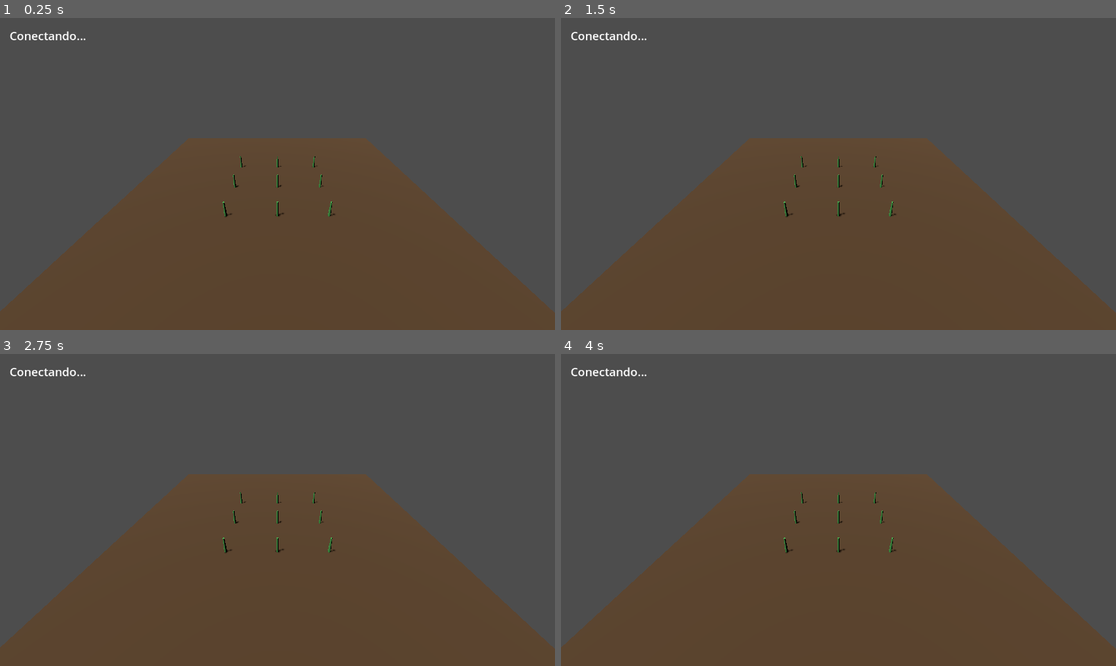
Above: before the commit, frames 1-4 (two rows, left to right).
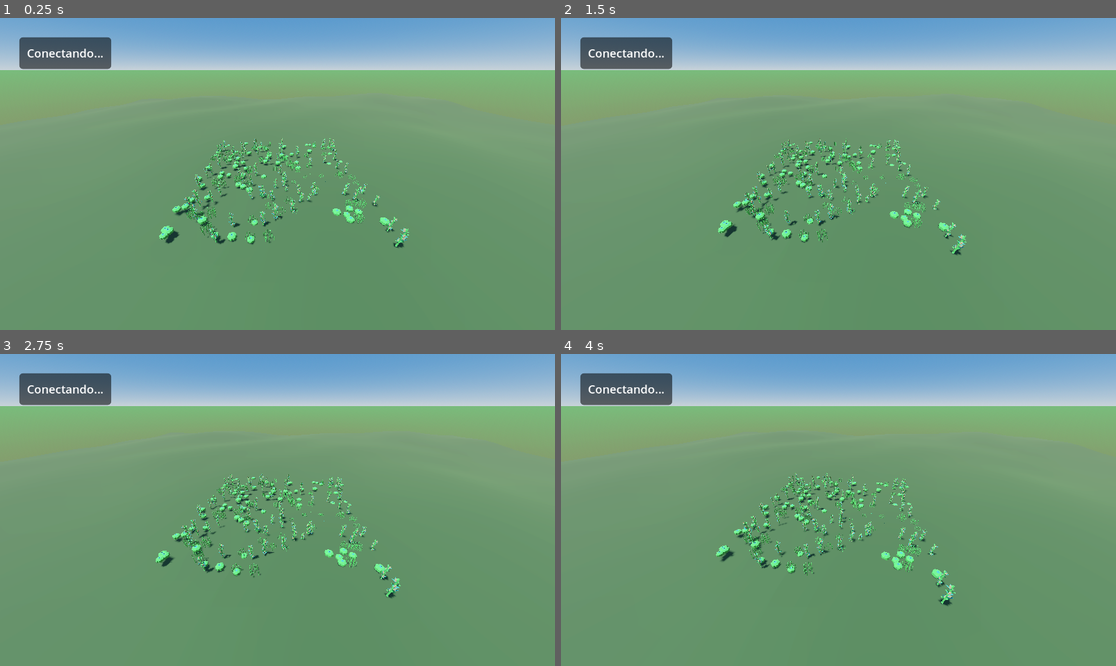
Above: after the commit, the same moments.

Repository: juanvillanuevas-sys/agrotech-ecosystem-2026
Game: Godot game, scene res://main.tscn
Two runs of this game, one before a commit and one after it. Both use one fixed random seed, a clock stepped at 60 frames per second and the inputs below.
Inputs:
- Up to frame 1 (0.25 s): no input
- Up to frame 2 (1.5 s): no input
- Up to frame 3 (2.75 s): no input
- Up to frame 4 (4 s): no input

The runs differ from the first frame. In frame 1, 99% of the frame differs, in the area x 0-100%, y 0-100%; in frame 2, 99%; in frame 3, 99%; in frame 4, 99%.

Commit message:
Entorno Godot 3D

Diff:
--- a/simulacion-godot/simulacion-godot/api_manager.gd
+++ b/simulacion-godot/simulacion-godot/api_manager.gd
@@ -10,6 +10,7 @@
 
 var http: HTTPRequest
 var timer: Timer
+var esperando_respuesta = false   # evita lanzar una petición nueva mientras la anterior sigue en curso
 
 func _ready():
 	# Crear el nodo HTTP para hacer peticiones
@@ -28,12 +29,20 @@
 	_consultar_riesgo()
 
 func _consultar_riesgo():
+	if esperando_respuesta:
+		print("Petición anterior aún en curso, se omite este ciclo")
+		return
+
 	var url = URL_BASE + "/estaciones/" + str(ID_ESTACION) + "/riesgo"
 	var error = http.request(url)
 	if error != OK:
 		print("Error al lanzar la petición: ", error)
+	else:
+		esperando_respuesta = true
 
 func _al_recibir_respuesta(result, response_code, headers, body):
+	esperando_respuesta = false   # se libera pase lo que pase, para no quedar bloqueados
+
 	if response_code != 200:
 		print("El backend respondió con código: ", response_code)
 		return
--- /dev/null
+++ b/simulacion-godot/simulacion-godot/camera_3d.gd
@@ -0,0 +1,9 @@
+extends Camera3D
+
+var angulo_camara = 0.0
+
+func _process(delta):
+	angulo_camara += delta * 0.05   # velocidad lenta
+	var radio = 12.0
+	position = Vector3(sin(angulo_camara) * radio, 8, cos(angulo_camara) * radio)
+	look_at(Vector3.ZERO, Vector3.UP)
--- a/simulacion-godot/simulacion-godot/main.gd
+++ b/simulacion-godot/simulacion-godot/main.gd
@@ -3,80 +3,213 @@
 # ── Referencias a los nodos de la escena ───────────────────────
 @onready var terreno: MeshInstance3D = $Terreno
 @onready var cultivos: Node3D = $Cultivos
-@onready var panel_datos: Label = $HUD/PanelDatos
+@onready var panel_datos: Label = $HUD/PanelContainer/PanelDatos
 @onready var api: Node = $ApiManager
 
+
 # ── Colores según estado del suelo ─────────────────────────────
-const COLOR_FERTIL   = Color(0.35, 0.25, 0.15)  # marrón oscuro húmedo
-const COLOR_ALERTA   = Color(0.55, 0.45, 0.25)  # marrón amarillento
+const COLOR_FERTIL   = Color(0.218, 0.302, 0.166, 1.0)  # marrón oscuro húmedo
+const COLOR_ALERTA   = Color(0.609, 0.419, 0.217, 1.0)  # marrón amarillento
 const COLOR_ARIDO    = Color(0.75, 0.65, 0.45)  # arena seca
 
 const COLOR_PLANTA_SANA    = Color(0.30, 0.69, 0.31)  # verde
 const COLOR_PLANTA_ESTRES  = Color(0.70, 0.65, 0.30)  # amarillento
 const COLOR_PLANTA_SECA    = Color(0.55, 0.35, 0.20)  # café seco
 
-# ── Materiales creados por código (garantizado que existen) ────
+# ── Terreno procedural ───────────────────────────────────────────
+const TERRENO_TAMANO = 10.0
+const SUBDIVISIONES  = 40
+const ALTURA_RELIEVE = 0.25
+
+# ── Generación de plantas ───────────────────────────────────────
+const NUM_PLANTAS = 200
+const AREA_TERRENO = 7
+
+# ── Modelos de plantas (variedad) ──────────────────────────────
+# Ajusta las rutas exactas según donde hayas guardado los .glb
+const MODELOS_PLANTAS = [
+	preload("res://assets/plantas/crops_cornStageD.glb"),
+	preload("res://assets/plantas/crops_wheatStageB.glb"),
+	preload("res://assets/plantas/crop_pumpkin.glb"),
+]
+const OFFSETS_VERTICALES = [
+	0.0,   # CornStageD
+	0.0,   # WheatStageB
+	0.0,   # Pumpkin
+]
+
+# ── Materiales creados por código ────
 var mat_suelo: StandardMaterial3D
 var materiales_plantas: Array = []
+var ruido_terreno: FastNoiseLite
+var sky_material: ProceduralSkyMaterial
+
 
 func _ready():
-	# Conectar la señal del ApiManager a nuestra función
 	api.datos_recibidos.connect(_actualizar_entorno)
 
-	# ── Crear y asignar el material del suelo por código ────────
+	_generar_terreno()
+	_generar_plantas()
+
+	sky_material = $WorldEnvironment.environment.sky.sky_material
+
+
+func _generar_terreno():
+	ruido_terreno = FastNoiseLite.new()
+	ruido_terreno.seed = randi()
+	ruido_terreno.frequency = 0.15
+	ruido_terreno.fractal_octaves = 3
+
+	var st = SurfaceTool.new()
+	st.begin(Mesh.PRIMITIVE_TRIANGLES)
+
+	var paso = TERRENO_TAMANO / float(SUBDIVISIONES)
+	var mitad = TERRENO_TAMANO / 2.0
+
+	for x in range(SUBDIVISIONES + 1):
+		for z in range(SUBDIVISIONES + 1):
+			var px = -mitad + x * paso
+			var pz = -mitad + z * paso
+			var py = ruido_terreno.get_noise_2d(px, pz) * ALTURA_RELIEVE
+			st.set_uv(Vector2(x / float(SUBDIVISIONES), z / float(SUBDIVISIONES)))
+			st.add_vertex(Vector3(px, py, pz))
+
+	for x in range(SUBDIVISIONES):
+		for z in range(SUBDIVISIONES):
+			var i0 = x * (SUBDIVISIONES + 1) + z
+			var i1 = i0 + 1
+			var i2 = i0 + (SUBDIVISIONES + 1)
+			var i3 = i2 + 1
+			st.add_index(i0)
+			st.add_index(i2)
+			st.add_index(i1)
+			st.add_index(i1)
+			st.add_index(i2)
+			st.add_index(i3)
+
+	st.generate_normals()
+	terreno.mesh = st.commit()
+
 	terreno.material_override = null
 	mat_suelo = StandardMaterial3D.new()
 	mat_suelo.albedo_color = COLOR_FERTIL
+	mat_suelo.roughness = 0.9
+	mat_suelo.metallic = 0.0
 	terreno.set_surface_override_material(0, mat_suelo)
 
-	# ── Crear y asignar un material propio para cada planta (la asignacion automatica nos da error)─────
-
-	for planta in cultivos.get_children():
-		if planta is MeshInstance3D:
-			planta.material_override = null
+
+func _altura_en(x: float, z: float) -> float:
+	return ruido_terreno.get_noise_2d(x, z) * ALTURA_RELIEVE
+
+
+func _generar_plantas():
+	for hijo in cultivos.get_children():
+		hijo.queue_free()
+
+	materiales_plantas.clear()
+
+	for i in range(NUM_PLANTAS):
+		var indice_modelo = randi() % MODELOS_PLANTAS.size()
+		var planta = MODELOS_PLANTAS[indice_modelo].instantiate()
+
+		var x = randf_range(-AREA_TERRENO, AREA_TERRENO)
+		var z = randf_range(-AREA_TERRENO, AREA_TERRENO)
+		var y_suelo = _altura_en(x, z)
+		var offset = OFFSETS_VERTICALES[indice_modelo]
+
+		# Posiciónamiento de plantitas
+		planta.position = Vector3(x, y_suelo + offset, z)
+		planta.rotation.y = randf_range(0, TAU)
+
+		var escala_base = randf_range(0.8, 1.2)
+		planta.scale = Vector3.ONE * escala_base
+
+		cultivos.add_child(planta)
+
+		var mesh_instance = _buscar_mesh_instance(planta)
+		if mesh_instance:
 			var mat_planta = StandardMaterial3D.new()
 			mat_planta.albedo_color = COLOR_PLANTA_SANA
-			planta.set_surface_override_material(0, mat_planta)
-			materiales_plantas.append({"nodo": planta, "material": mat_planta})
+			mesh_instance.material_override = null
+			mesh_instance.set_surface_override_material(0, mat_planta)
+			materiales_plantas.append({
+				"nodo": mesh_instance,
+				"material": mat_planta,
+				"raiz": planta,
+				"escala_base": escala_base,
+			})
+
+
+func _buscar_mesh_instance(nodo: Node) -> MeshInstance3D:
+	if nodo is MeshInstance3D:
+		return nodo
+	for hijo in nodo.get_children():
+		var encontrado = _buscar_mesh_instance(hijo)
+		if encontrado:
+			return encontrado
+	return null
+
 
 func _actualizar_entorno(nivel, temperatura, humedad, ph):
-	# ── Actualizar el HUD ──────────────────────────────────────
 	panel_datos.text = "Estado: %s\nTemp: %.1f °C\nHumedad: %.1f %%\npH: %.1f" % [nivel, temperatura, humedad, ph]
 
-	# ── Elegir colores según el nivel ──────────────────────────
 	var color_suelo: Color
 	var color_planta: Color
-	var escala_planta: float
+	var color_texto: Color
+	var color_horizonte_segun_nivel: Color
+	var factor_escala: float
+	var color_ground_horizon_segun_nivel: Color
 
 	match nivel:
 		"NORMAL":
 			color_suelo   = COLOR_FERTIL
 			color_planta  = COLOR_PLANTA_SANA
-			escala_planta = 1.0
+			color_texto   = Color(0.4, 1.0, 0.4)
+			color_horizonte_segun_nivel = Color(0.28, 0.895, 0.382, 1.0)
+			color_ground_horizon_segun_nivel = Color(0.513, 0.732, 0.287, 1.0)
+			factor_escala = 1.0
 		"ALERTA":
 			color_suelo   = COLOR_ALERTA
 			color_planta  = COLOR_PLANTA_ESTRES
-			escala_planta = 0.8
+			color_texto   = Color(1.0, 0.85, 0.3)
+			color_horizonte_segun_nivel = Color(0.85, 0.78, 0.6)
+			color_ground_horizon_segun_nivel = Color(0.78, 0.68, 0.5)
+			factor_escala = 0.8
 		"PELIGRO":
 			color_suelo   = COLOR_ARIDO
 			color_planta  = COLOR_PLANTA_SECA
-			escala_planta = 0.5
+			color_texto   = Color(1.0, 0.35, 0.35)
+			color_horizonte_segun_nivel = Color(0.75, 0.6, 0.45)
+			color_ground_horizon_segun_nivel = Color(0.85, 0.72, 0.55)
+			factor_escala = 0.5
 		_:
 			color_suelo   = COLOR_ARIDO
 			color_planta  = COLOR_PLANTA_SECA
-			escala_planta = 0.6
-
-	# ── Aplicar al terreno (con transición suave) ───────────────
+			color_texto   = Color.WHITE
+			color_horizonte_segun_nivel = Color(0.75, 0.6, 0.45)
+			color_ground_horizon_segun_nivel = Color(0.85, 0.72, 0.55)
+			factor_escala = 0.6
+
+	$PolvoAmbiente.emitting = (nivel == "PELIGRO")
+	$LluviaAmbiente.emitting = (nivel == "NORMAL")
+	panel_datos.add_theme_color_override("font_color", color_texto)
+
 	var tween_suelo = create_tween()
 	tween_suelo.tween_property(mat_suelo, "albedo_color", color_suelo, 1.5)
 
-	# ── Aplicar a cada planta ────────────────────────────────────
+	if sky_material:
+		var tween_cielo = create_tween()
+		tween_cielo.tween_property(sky_material, "sky_horizon_color", color_horizonte_segun_nivel, 2.0)
+		var tween_ground_horizon = create_tween()   # ← AGREGA ESTAS DOS LÍNEAS
+		tween_ground_horizon.tween_property(sky_material, "ground_horizon_color", color_ground_horizon_segun_nivel, 2.0)
+
 	for entrada in materiales_plantas:
-		var planta: MeshInstance3D = entrada["nodo"]
 		var mat: StandardMaterial3D = entrada["material"]
+		var raiz: Node3D = entrada["raiz"]
+		var escala_base: float = entrada["escala_base"]
 
 		var tween_color = create_tween()
 		tween_color.tween_property(mat, "albedo_color", color_planta, 1.5)
 
 		var tween_escala = create_tween()
-		tween_escala.tween_property(planta, "scale", Vector3.ONE * escala_planta, 1.5)
+		tween_escala.tween_property(raiz, "scale", Vector3.ONE * escala_base * factor_escala, 1.5)
--- a/simulacion-godot/simulacion-godot/main.tscn
+++ b/simulacion-godot/simulacion-godot/main.tscn
@@ -1,12 +1,18 @@
-[gd_scene load_steps=7 format=3 uid="uid://s83hwjxl8tux"]
+[gd_scene load_steps=18 format=3 uid="uid://s83hwjxl8tux"]
 
 [ext_resource type="Script" uid="uid://cuf1clo70oohh" path="res://main.gd" id="1_0xm2m"]
+[ext_resource type="Script" uid="uid://cj4l8x22ohd0b" path="res://camera_3d.gd" id="2_1bvp3"]
 [ext_resource type="Script" uid="uid://1j5f4w6ylvjh" path="res://api_manager.gd" id="2_h2yge"]
 
 [sub_resource type="StandardMaterial3D" id="StandardMaterial3D_1bvp3"]
 albedo_color = Color(0.54509807, 0.43529412, 0.2784314, 1)
+rim_enabled = true
+rim = 0.15
+rim_tint = 0.3
 
 [sub_resource type="PlaneMesh" id="PlaneMesh_lquwl"]
+subdivide_width = 8
+subdivide_depth = 8
 
 [sub_resource type="StandardMaterial3D" id="StandardMaterial3D_7mycd"]
 albedo_color = Color(0.29803923, 0.6862745, 0.3137255, 1)
@@ -16,18 +22,90 @@
 bottom_radius = 0.08
 height = 1.0
 
+[sub_resource type="StyleBoxFlat" id="StyleBoxFlat_0xm2m"]
+content_margin_left = 16.0
+content_margin_top = 16.0
+content_margin_right = 16.0
+content_margin_bottom = 16.0
+bg_color = Color(0, 0, 0, 0.54901963)
+corner_radius_top_left = 8
+corner_radius_top_right = 8
+corner_radius_bottom_right = 8
+corner_radius_bottom_left = 8
+
+[sub_resource type="ProceduralSkyMaterial" id="ProceduralSkyMaterial_0xm2m"]
+sky_top_color = Color(0.2901961, 0.5647059, 0.8509804, 1)
+sky_horizon_color = Color(0.83137256, 0.89411765, 0.9411765, 1)
+sky_curve = 0.053032953
+ground_bottom_color = Color(0.54509807, 0.4509804, 0.33333334, 1)
+ground_horizon_color = Color(0.45422852, 0.7603039, 0.4554112, 1)
+ground_curve = 0.13928847
+
+[sub_resource type="Sky" id="Sky_h2yge"]
+sky_material = SubResource("ProceduralSkyMaterial_0xm2m")
+
+[sub_resource type="Environment" id="Environment_1bvp3"]
+background_mode = 2
+sky = SubResource("Sky_h2yge")
+tonemap_mode = 2
+tonemap_exposure = 0.66
+ssao_enabled = true
+glow_enabled = true
+glow_intensity = 0.3
+glow_bloom = 0.1
+fog_enabled = true
+fog_light_color = Color(0.83137256, 0.89411765, 0.9411765, 1)
+fog_light_energy = 0.17
+fog_density = 0.005
+fog_sky_affect = 0.185
+
+[sub_resource type="ParticleProcessMaterial" id="ParticleProcessMaterial_0xm2m"]
+emission_shape = 3
+emission_box_extents = Vector3(10, 1, 10)
+direction = Vector3(0, 0, 0)
+spread = 10.0
+initial_velocity_max = 1.0
+
+[sub_resource type="StandardMaterial3D" id="StandardMaterial3D_h2yge"]
+albedo_color = Color(0.11967794, 0.39289075, 0.93072766, 0.54901963)
+billboard_mode = 1
+
+[sub_resource type="QuadMesh" id="QuadMesh_1bvp3"]
+material = SubResource("StandardMaterial3D_h2yge")
+size = Vector2(0.05, 0.1)
+
+[sub_resource type="ParticleProcessMaterial" id="ParticleProcessMaterial_h2yge"]
+emission_shape = 3
+emission_box_extents = Vector3(10, 1, 10)
+spread = 25.0
+initial_velocity_min = 1.0
+initial_velocity_max = 2.0
+gravity = Vector3(0, -0.05, 0)
+
+[sub_resource type="StandardMaterial3D" id="StandardMaterial3D_lquwl"]
+albedo_color = Color(0.60370636, 0.42952532, 0.2517013, 0.56078434)
+billboard_mode = 1
+
+[sub_resource type="QuadMesh" id="QuadMesh_7mycd"]
+material = SubResource("StandardMaterial3D_lquwl")
+size = Vector2(0.05, 0.05)
+
 [node name="Main" type="Node3D"]
 script = ExtResource("1_0xm2m")
 
 [node name="Camera3D" type="Camera3D" parent="."]
-transform = Transform3D(1, 0, 0, 0, 0.8660254, 0.5, 0, -0.5, 0.8660254, 0, 8, 12)
+transform = Transform3D(1, 0, 0, 0, 0.8660254, 0.5, 0, -0.5, 0.8660254, 0, 6, 9)
+fov = 90.0
+script = ExtResource("2_1bvp3")
 
 [node name="DirectionalLight3D" type="DirectionalLight3D" parent="Camera3D"]
 transform = Transform3D(0.8660254, 0.35355338, -0.35355338, 0, 0.70710677, 0.70710677, 0.5, -0.6123724, 0.6123724, 0, 0, 0)
+light_color = Color(1, 0.95686275, 0.8784314, 1)
+light_energy = 1.2
 shadow_enabled = true
 
 [node name="Terreno" type="MeshInstance3D" parent="."]
-transform = Transform3D(10, 0, 0, 0, 10, 0, 0, 0, 10, -0.027021885, 0.021891356, 0.006886959)
+transform = Transform3D(10, 0, 0, 0, 10, 0, 0, 0, 10, 0, 0, 0)
 material_override = SubResource("StandardMaterial3D_1bvp3")
 mesh = SubResource("PlaneMesh_lquwl")
 
@@ -80,13 +158,35 @@
 
 [node name="HUD" type="CanvasLayer" parent="."]
 
-[node name="PanelDatos" type="Label" parent="HUD"]
-offset_left = 20.0
-offset_top = 20.0
-offset_right = 126.0
-offset_bottom = 43.0
+[node name="PanelContainer" type="PanelContainer" parent="HUD"]
+offset_left = 40.0
+offset_top = 40.0
+offset_right = 80.0
+offset_bottom = 80.0
+theme_override_styles/panel = SubResource("StyleBoxFlat_0xm2m")
+
+[node name="PanelDatos" type="Label" parent="HUD/PanelContainer"]
+layout_mode = 2
 theme_override_font_sizes/font_size = 24
 text = "Conectando..."
 
 [node name="ApiManager" type="Node" parent="."]
 script = ExtResource("2_h2yge")
+
+[node name="WorldEnvironment" type="WorldEnvironment" parent="."]
+environment = SubResource("Environment_1bvp3")
+
+[node name="LluviaAmbiente" type="GPUParticles3D" parent="."]
+transform = Transform3D(1, 0, 0, 0, 1, 0, 0, 0, 1, 0, 5.701195, 0)
+emitting = false
+amount = 80
+process_material = SubResource("ParticleProcessMaterial_0xm2m")
+draw_pass_1 = SubResource("QuadMesh_1bvp3")
+
+[node name="PolvoAmbiente" type="GPUParticles3D" parent="."]
+transform = Transform3D(1, 0, 0, 0, 1, 0, 0, 0, 1, 0, 0.90282965, 0)
+emitting = false
+amount = 160
+lifetime = 3.0
+process_material = SubResource("ParticleProcessMaterial_h2yge")
+draw_pass_1 = SubResource("QuadMesh_7mycd")
Binary file added: simulacion-godot/simulacion-godot/assets/plantas/crop_pumpkin.glb
Not shown, added: simulacion-godot/simulacion-godot/assets/plantas/crop_pumpkin.glb.import
Binary file added: simulacion-godot/simulacion-godot/assets/plantas/crops_cornStageD.glb
Not shown, added: simulacion-godot/simulacion-godot/assets/plantas/crops_cornStageD.glb.import
Binary file added: simulacion-godot/simulacion-godot/assets/plantas/crops_wheatStageB.glb
Not shown, added: simulacion-godot/simulacion-godot/assets/plantas/crops_wheatStageB.glb.import
Not shown, added: simulacion-godot/simulacion-godot/camera_3d.gd.uid
